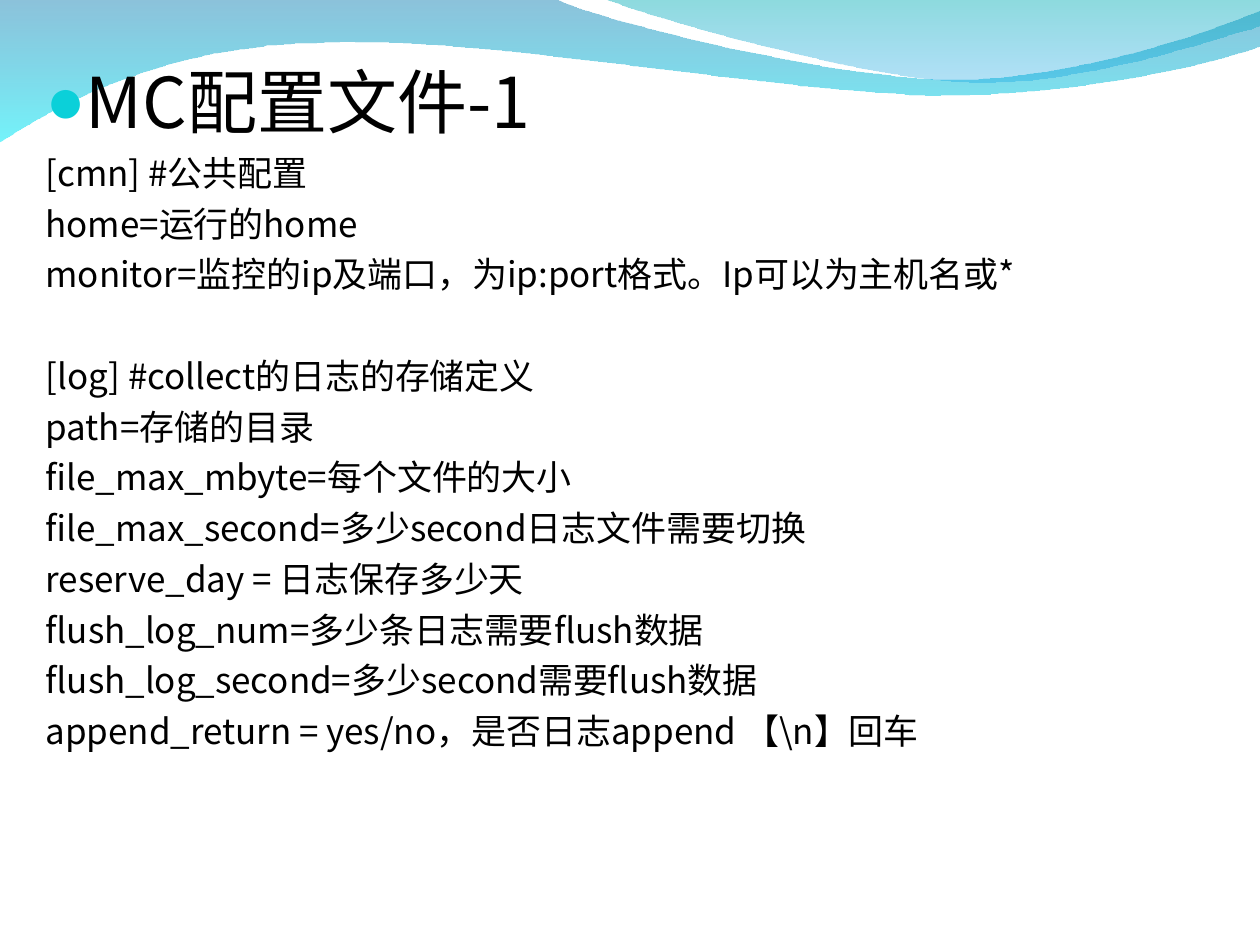
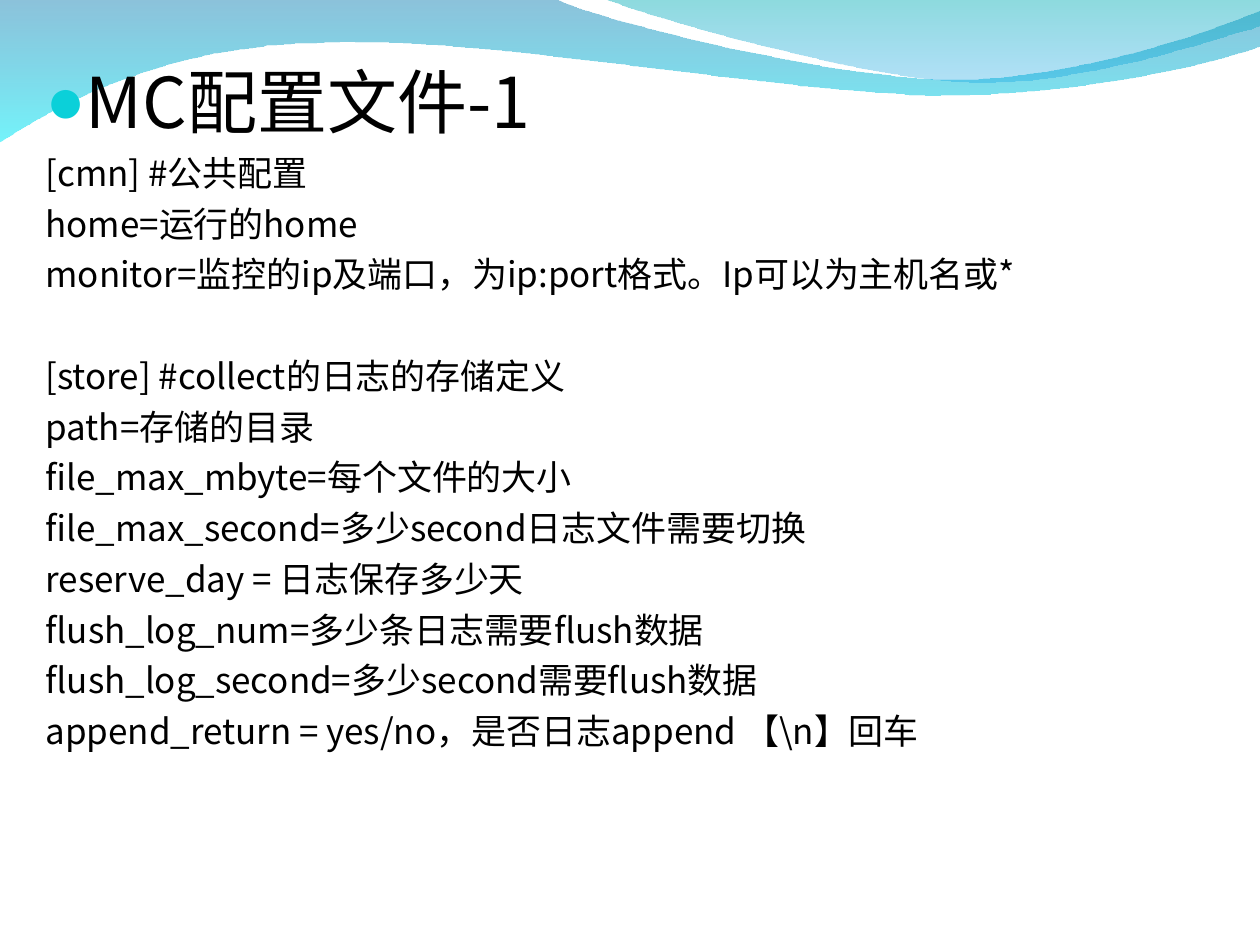
Before and after one commit to zxf1864/cwinux-mq, a slide deck: slide 11 of mq/doc/mq_introduce.ppt. Drawn at 1260x945 pixels with LibreOffice and Linux fonts; fonts in the diff are those of the drawing; background and template pictures are left out. Boxes give left, top, right and bottom in pixels: in the first picture for what was removed or moved away, otherwise in the second. Text is boxed around its words. In the diff, an @@ line names an element or a change of style, - is before the commit and + after.

```diff
--- a/mq/doc/mq_introduce.ppt
+++ b/mq/doc/mq_introduce.ppt
@@ text at [46, 359, 565, 395]: text changed @@
-[log] #collect的日志的存储定义
+[store] #collect的日志的存储定义
```
Also in this commit, not shown: 6 other files.
